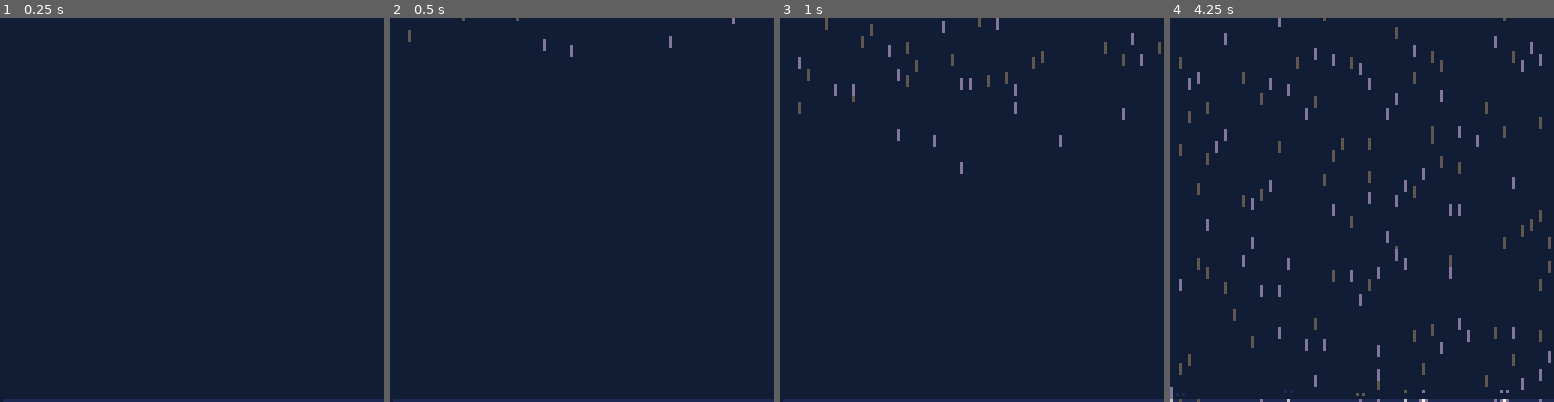
Above: before the commit, frames 1-4 (left to right).
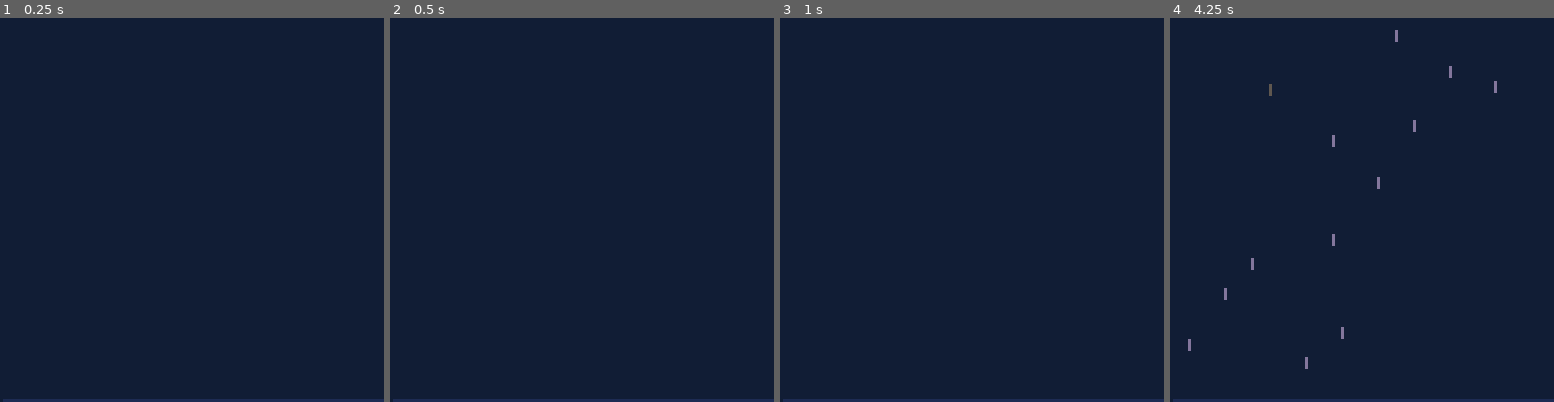
Above: after the commit, the same moments.

Repository: broquaint/pico8-carts
Game: PICO-8 cartridge rain.p8
Same seed, same stepped clock (60 frames per second), same inputs: the game is played once before the commit and once after it.
Inputs:
- Up to frame 1 (0.25 s): no input
- Up to frame 2 (0.5 s): no input
- Up to frame 3 (1 s): no input
- Up to frame 4 (4.25 s): no input

Frame 1 is identical in both runs. In frame 2, 0.1% of the frame differs, in the area x 4-90%, y 0-11%; in frame 3, 0.9%; in frame 4, 3.4%, in the area x 0-100%, y 0-100%.

Commit message:
Provide some variability to the amount of rain

Diff:
--- a/rain.p8
+++ b/rain.p8
@@ -56,7 +56,9 @@
    run_animations()
 
    if frame_count % 20 == 0 then
-      for i = 1,40 do
+      local rain_amount = min(40, frame_count / 40)
+      rain_amount = rain_amount == 40 and rain_amount * (0.5 + rnd()*0.5) or rain_amount
+      for i = 1,rain_amount do
          local rp = make_obj({
                x = rand_tile_x(),
                y = -randx(20),
